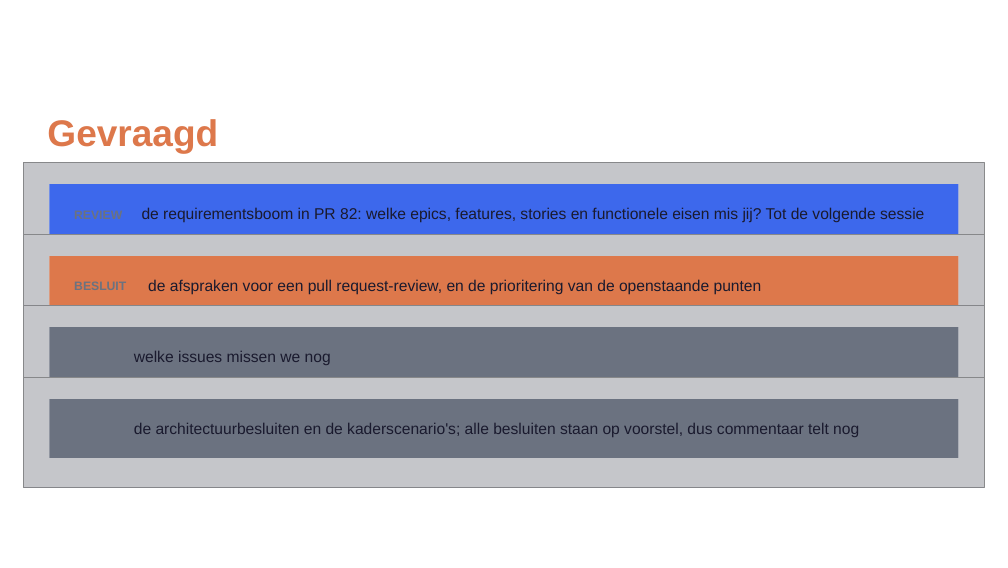
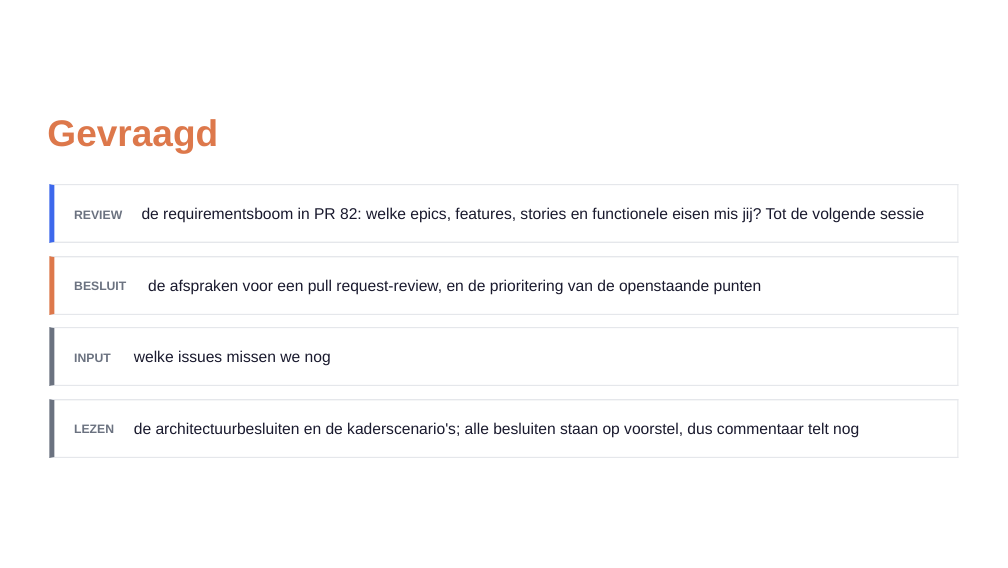
Before and after one commit to Npuls-OKx/meta, a slide deck: slide 18 of presentaties/export/260901_kerngroep_techniek-bewerkbaar.pptx. Drawn at 1008x568 pixels with LibreOffice and Linux fonts; fonts in the diff are those of the drawing; grey boxes stand for pictures; background and template pictures are left out. Boxes give left, top, right and bottom in pixels: in the first picture for what was removed or moved away, otherwise in the second. Text is boxed around its words. In the diff, an @@ line names an element or a change of style, - is before the commit and + after.

```diff
--- a/presentaties/export/260901_kerngroep_techniek-bewerkbaar.pptx
+++ b/presentaties/export/260901_kerngroep_techniek-bewerkbaar.pptx
@@ picture removed at box(24, 162, 984, 272) @@
@@ freeform shape removed at box(24, 162, 984, 272) @@
@@ freeform shape: place and size @@
-freeform shape at box(49, 184, 959, 242)
+freeform shape at box(49, 184, 959, 185)
@@ freeform shape added at box(49, 184, 54, 242), fill #3D68EC @@
@@ freeform shape added at box(958, 184, 959, 242), fill #E5E7EB @@
@@ picture removed at box(24, 234, 984, 345) @@
@@ freeform shape removed at box(24, 234, 984, 345) @@
@@ outline redrawn in 4 elements at box(49, 184, 959, 242), box(49, 327, 959, 385), box(49, 399, 959, 457), box(49, 256, 959, 314) @@
@@ freeform shape: place and size @@
-freeform shape at box(49, 256, 959, 314)
+freeform shape at box(49, 256, 959, 257)
@@ freeform shape: place and size @@
-freeform shape at box(49, 184, 959, 242)
+freeform shape at box(49, 242, 959, 243)
@@ freeform shape at box(49, 242, 959, 243): fill #3D68EC to #E5E7EB @@
@@ freeform shape added at box(49, 256, 54, 314), fill #DD784B @@
@@ freeform shape added at box(958, 256, 959, 314), fill #E5E7EB @@
@@ picture removed at box(24, 305, 984, 416) @@
@@ freeform shape removed at box(24, 305, 984, 416) @@
@@ freeform shape: place and size @@
-freeform shape at box(49, 327, 959, 385)
+freeform shape at box(49, 327, 959, 328)
@@ freeform shape: place and size @@
-freeform shape at box(49, 256, 959, 314)
+freeform shape at box(49, 314, 959, 315)
@@ freeform shape at box(49, 314, 959, 315): fill #DD784B to #E5E7EB @@
@@ freeform shape added at box(49, 327, 54, 385), fill #6B7280 @@
@@ freeform shape added at box(958, 327, 959, 385), fill #E5E7EB @@
@@ picture removed at box(24, 377, 984, 488) @@
@@ freeform shape removed at box(24, 377, 984, 488) @@
@@ freeform shape at box(49, 385, 959, 386): fill #6B7280 to #E5E7EB @@
@@ freeform shape: place and size @@
-freeform shape at box(49, 327, 959, 385)
+freeform shape at box(49, 385, 959, 386)
@@ freeform shape: place and size @@
-freeform shape at box(49, 399, 959, 457)
+freeform shape at box(49, 399, 959, 400)
@@ freeform shape added at box(49, 399, 54, 457), fill #6B7280 @@
@@ freeform shape added at box(958, 399, 959, 457), fill #E5E7EB @@
@@ freeform shape: place and size @@
-freeform shape at box(49, 399, 959, 457)
+freeform shape at box(49, 456, 959, 457)
@@ freeform shape at box(49, 456, 959, 457): fill #6B7280 to #E5E7EB @@
```
Also in this commit, not shown: 2 other slides changed, 2 other files.
